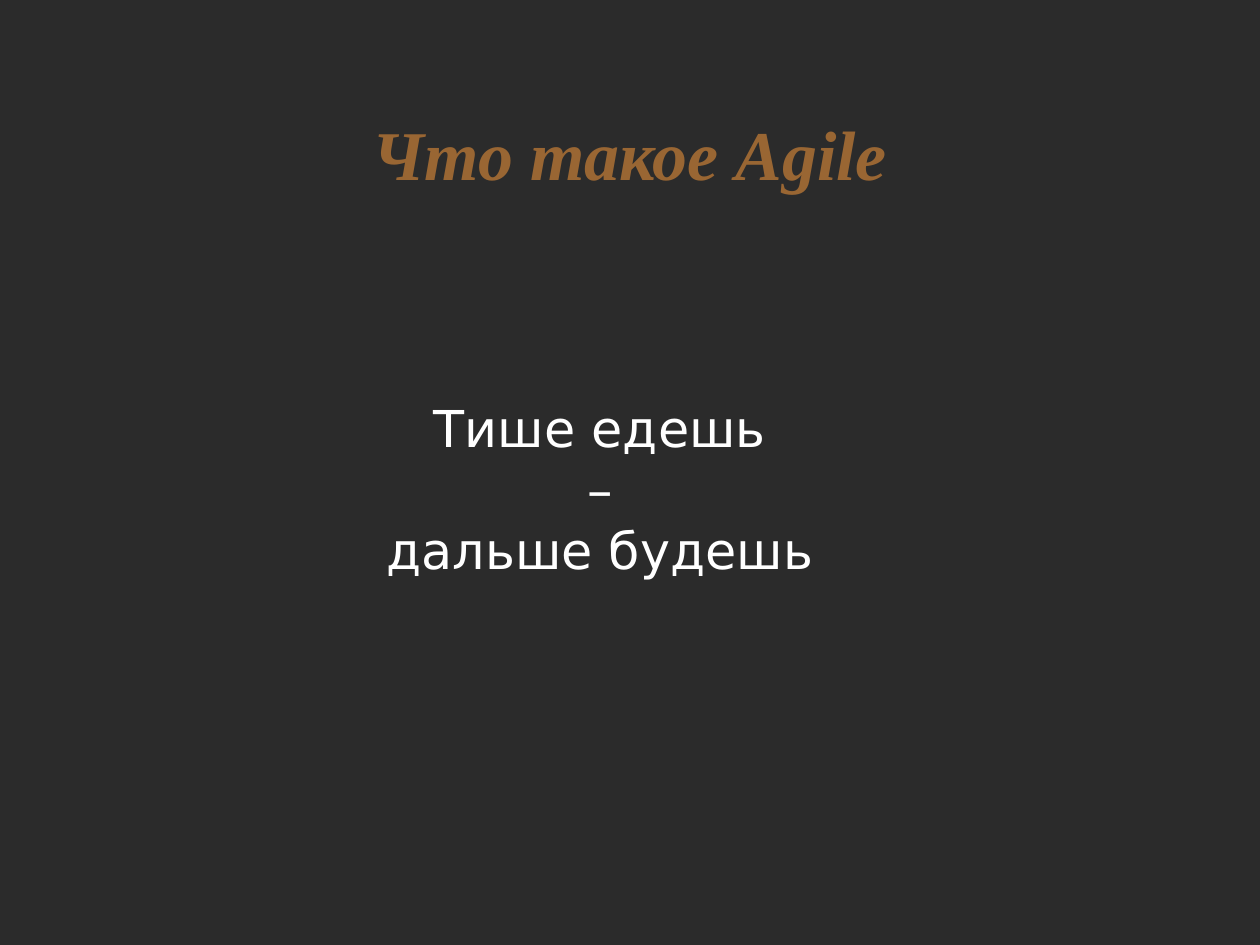
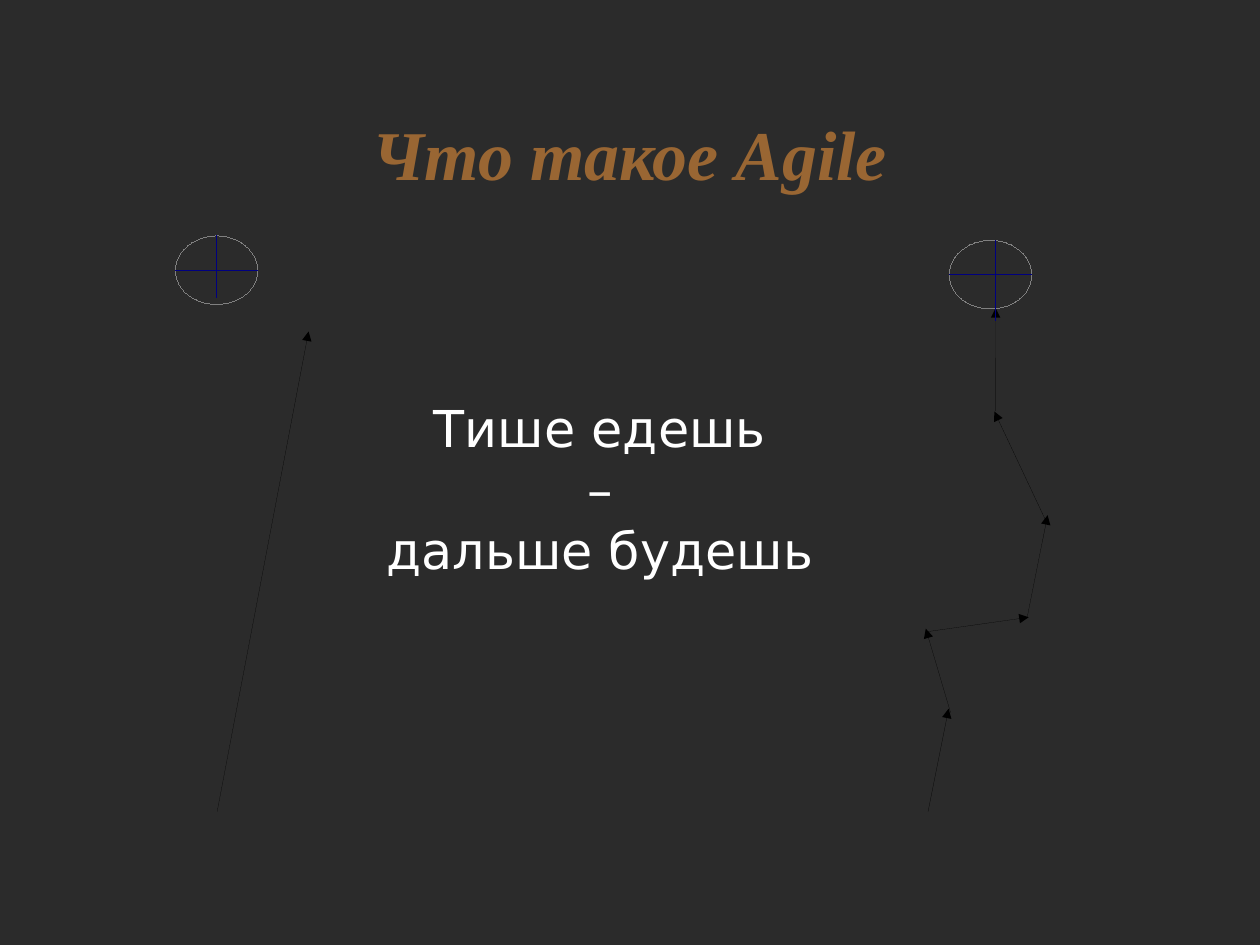
Before and after one commit to asolntsev/presentations, a slide deck: slide 19 of agile-technical-practices/agile-church.odp (slide 18 before the commit). Drawn at 1260x945 pixels with LibreOffice and Linux fonts; fonts in the diff are those of the drawing; background and template pictures are left out; a plain dark background stands for a picture behind light text. Boxes give left, top, right and bottom in pixels: in the first picture for what was removed or moved away, otherwise in the second. Text is boxed around its words. In the diff, an @@ line names an element or a change of style, - is before the commit and + after.

Commit message:
Added more slides

```diff
--- a/agile-technical-practices/agile-church.odp
+++ b/agile-technical-practices/agile-church.odp
@@ ellipse added at bbox=[175, 236, 257, 304], outline #808080 0 pt @@
@@ line added from (217, 236) to (217, 297), #000080 0 pt @@
@@ ellipse added at bbox=[950, 240, 1032, 309], outline #808080 0 pt @@
@@ line added from (996, 240) to (996, 320), #000080 0 pt @@
@@ line added from (258, 270) to (175, 270), #000080 0 pt @@
@@ line added from (1032, 274) to (950, 274), #000080 0 pt @@
@@ arrow added from (996, 412) to (996, 309), #000000 0 pt @@
@@ arrow added from (217, 812) to (309, 332), #000000 0 pt @@
@@ arrow added from (1045, 519) to (995, 412), #000000 0 pt @@
@@ arrow added from (1028, 619) to (1048, 516), #000000 0 pt @@
@@ arrow added from (951, 712) to (926, 629), #000000 0 pt @@
@@ arrow added from (928, 632) to (1029, 617), #000000 0 pt @@
@@ arrow added from (928, 812) to (949, 709), #000000 0 pt @@
```
Also in this commit, not shown: 3 other slides changed, 2 slides added, 1 slide removed.
